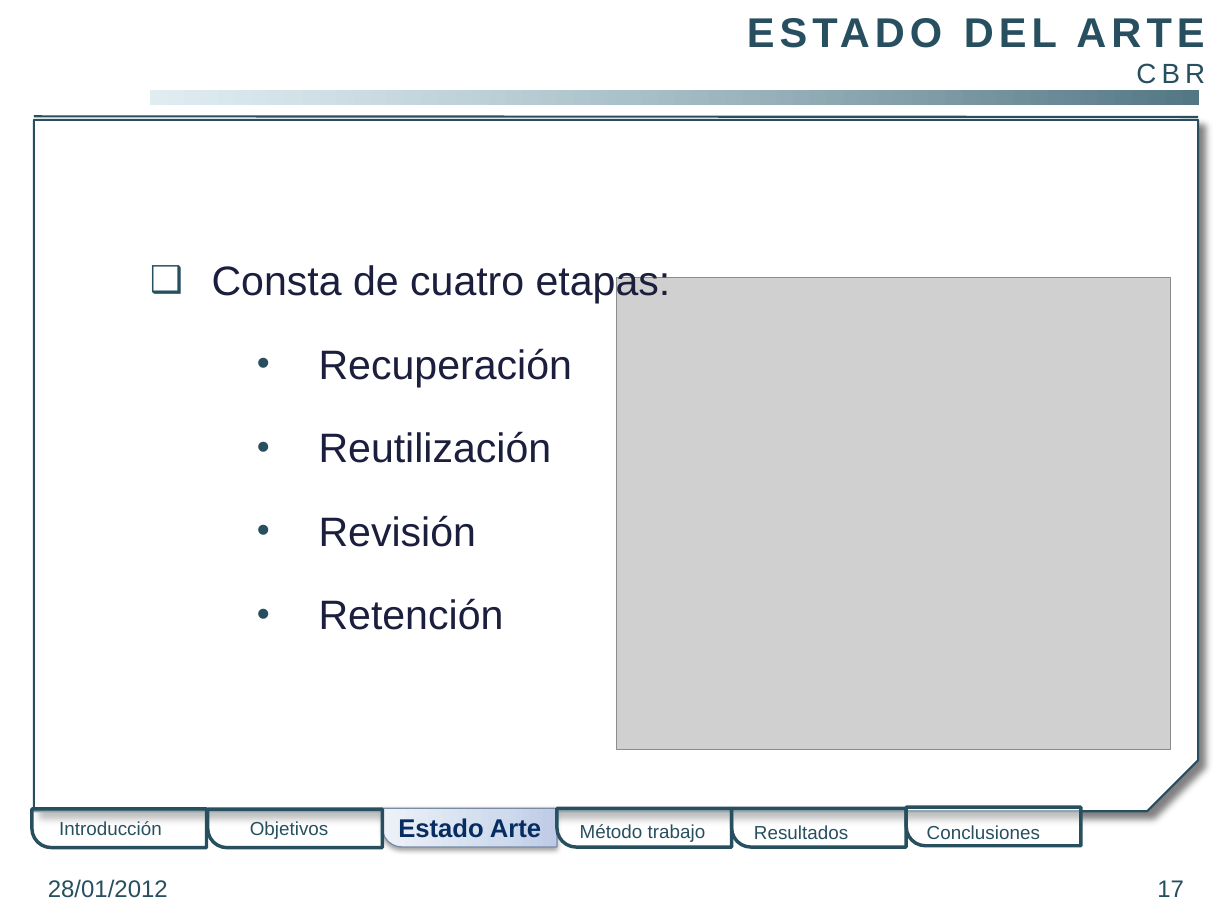
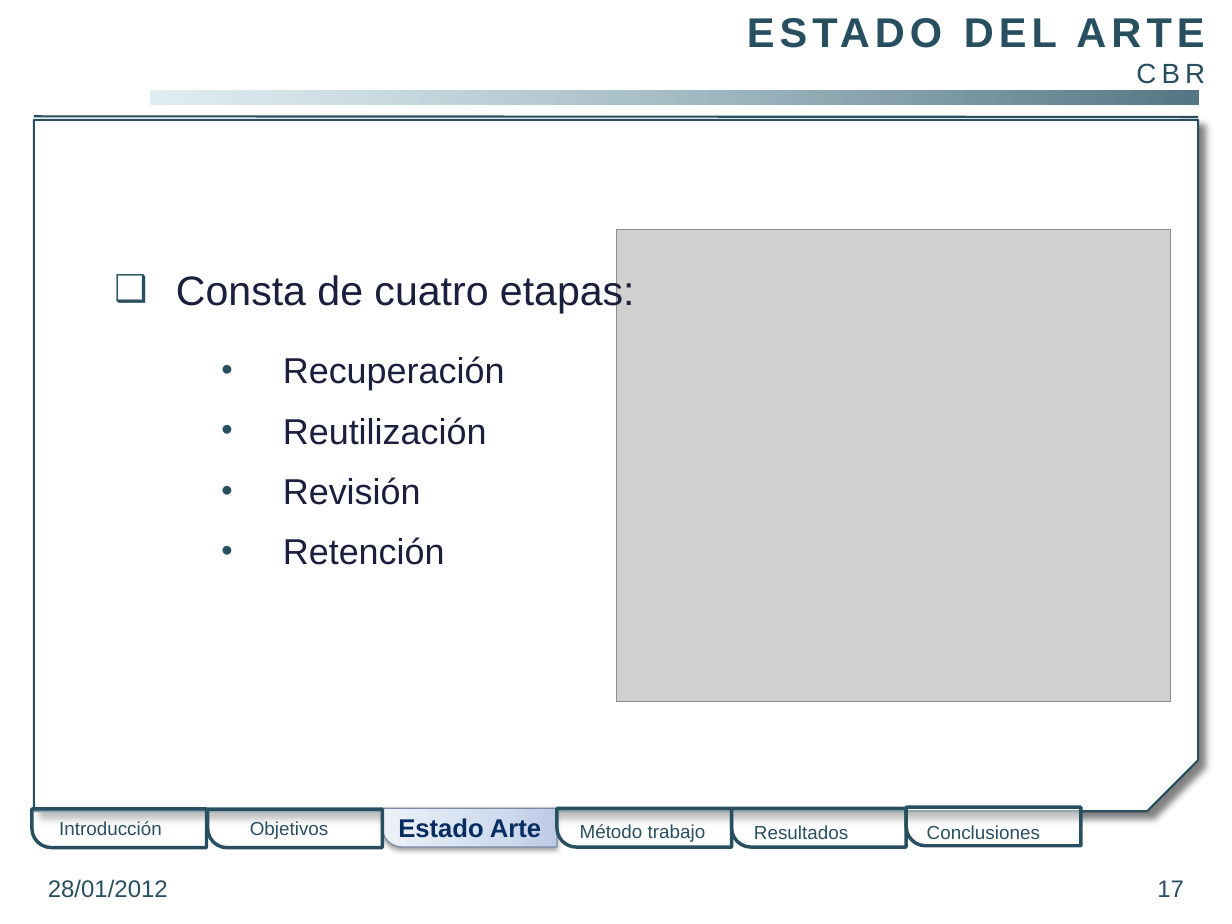
Before and after one commit to gangadhar001/repo-pfc, a slide deck: slide 17 of PFC/Presentacion/PresentacionPFC.pptx. Drawn at 1232x924 pixels with LibreOffice and Linux fonts; fonts in the diff are those of the drawing; grey boxes stand for pictures; background and template pictures are left out. Boxes give left, top, right and bottom in pixels: in the first picture for what was removed or moved away, otherwise in the second. Text is boxed around its words. In the diff, an @@ line names an element or a change of style, - is before the commit and + after.

```diff
--- a/PFC/Presentacion/PresentacionPFC.pptx
+++ b/PFC/Presentacion/PresentacionPFC.pptx
@@ picture: place and size @@
-picture at <box>616,277,1170,749</box>
+picture at <box>616,229,1170,701</box>
@@ text "Consta de cuatro etapas:": place and size @@
-text "Consta de cuatro etapas:" at <box>212,265,671,630</box>
+text "Consta de cuatro etapas:" at <box>176,272,635,565</box>
@@ text at <box>283,356,505,565</box>: size 24 to 21 pt in "Recuperación", "Reutilización", "Revisión", "Retención"; less space between paragraphs @@
```
Also in this commit, not shown: 23 other slides changed.
